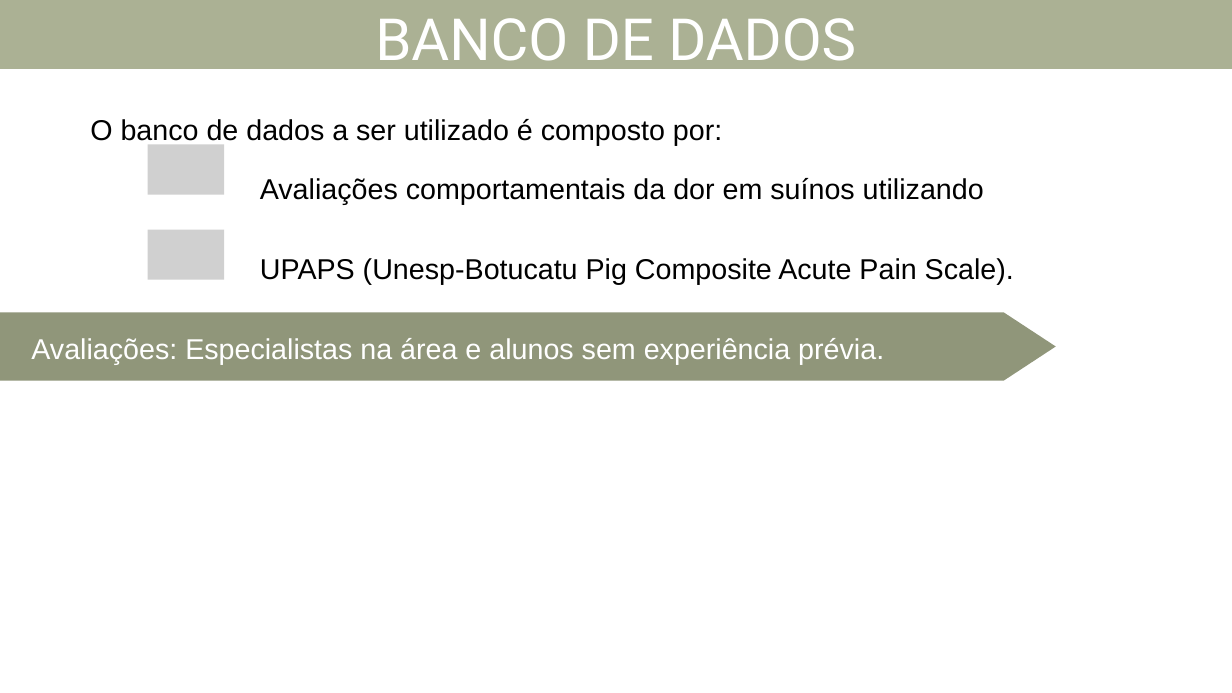
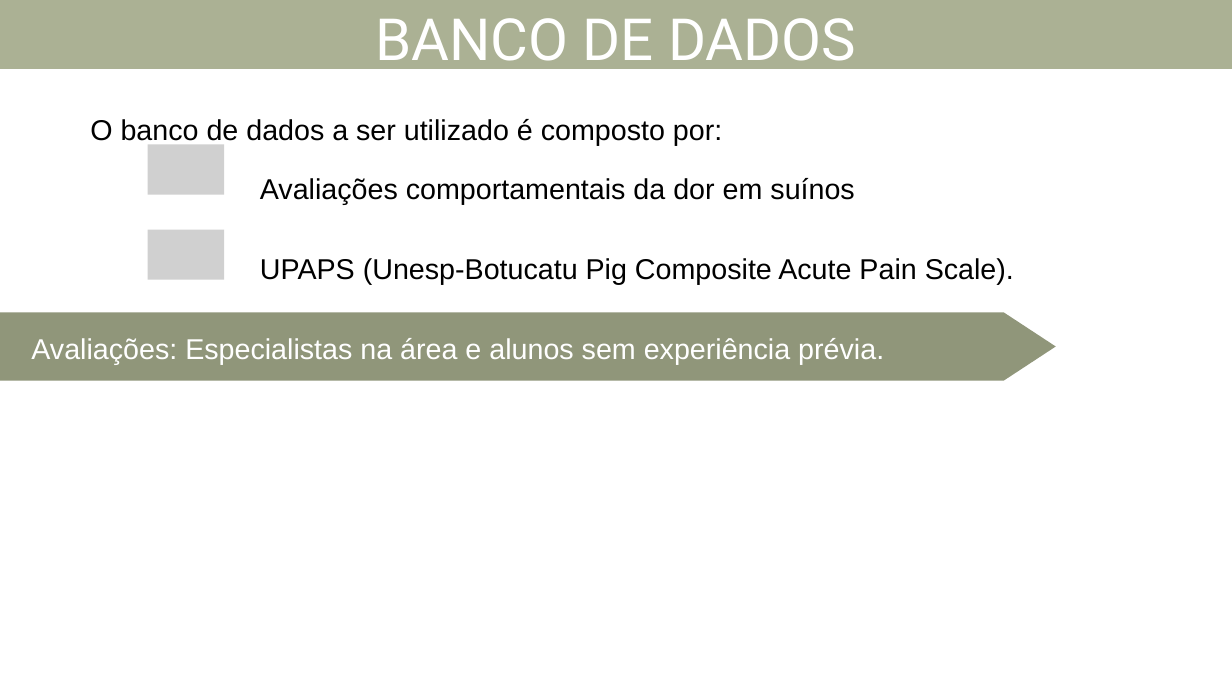
Before and after one commit to marcela-c-oliveira/Trabalho_final_FCM_2024, a slide deck: slide 2 of Trabalho final FCM 2024.pptx. Drawn at 1232x693 pixels with LibreOffice and Linux fonts; fonts in the diff are those of the drawing; grey boxes stand for pictures. Boxes give left, top, right and bottom in pixels: in the first picture for what was removed or moved away, otherwise in the second. Text is boxed around its words. In the diff, an @@ line names an element or a change of style, - is before the commit and + after.

```diff
--- a/Trabalho final FCM 2024.pptx
+++ b/Trabalho final FCM 2024.pptx
@@ text at bbox=[260, 178, 854, 204]: text changed @@
-Avaliações comportamentais da dor em suínos utilizando
+Avaliações comportamentais da dor em suínos
```
Also in this commit, not shown: 5 other slides changed, 1 slide added, 1 slide removed, 1 other file.
